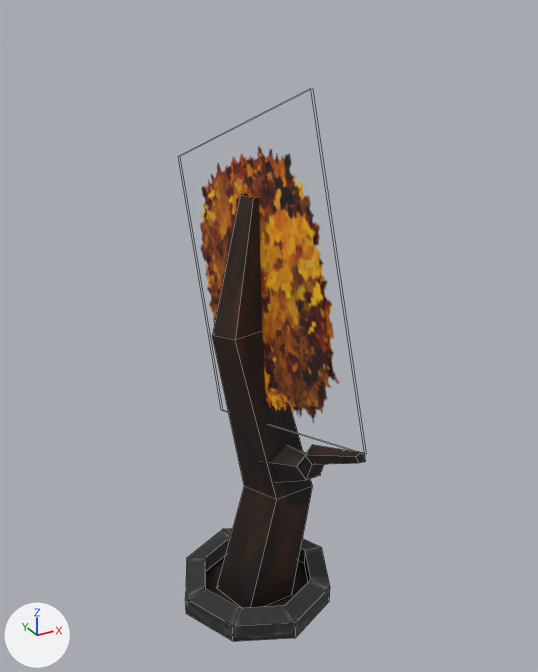
The FBX model Assets/Models/treesStreet.fbx: old version first, new version second.
One viewpoint serves both versions: a 50 mm lens placed at (-29.19, -27.63, 17.85), pointed at (-19.8, -10.55, 9.31). Every picture has the same lights, and +X, +Y and +Z are marked at lower left. Mesh edges are drawn as thin lines.

Objects in the first picture: 'TreeStreetBig_1'.
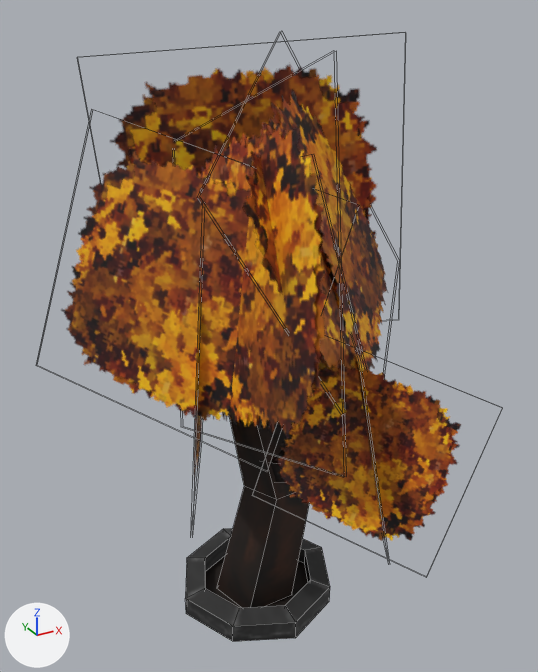
What changed in the scene script:
```text
Change me_cylinder_005:
    used by ob_treestreetbig_1; location = (-20.06, -10.17, 0.0)
    remove me_cylinder_005.from_pydata(...)  # 80 vertices, 58 faces; spans x -2.6..2.6, y -5.5..5.2, z 0.0..16.2
    add me_cylinder_005.from_pydata(...)  # 136 vertices, 72 faces; spans x -5.8..6.2, y -7.2..5.9, z 0.0..17.3
    me_cylinder_005 part 1
    2 vertices are removed from x 0.0, y 2.4, z 5.6
    2 faces are deleted
    6 vertices move from x 0.0, y -5.5..5.2, z 8.3..16.2 to x -3.4..1.8, y -4.7..1.8, z 7.3..17.3
    58 vertices are added at x -5.8..6.2, y -7.2..5.9, z 3.5..17.3
    16 new faces join them
```

Boxes (x1, y1, x2, y2) around the edits, measured in the pictures (538 x 672 px):
'TreeStreetBig_1', reshaped (135% wider, 17% taller): before (185, 147, 365, 642); after (36, 65, 461, 642)
part 1 of me_cylinder_005, built on: before (200, 147, 339, 423); after (36, 65, 461, 541)
